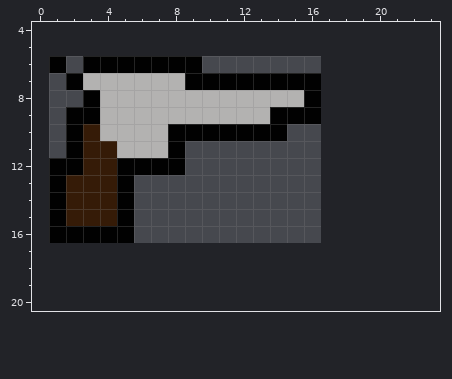
Pixel-art sprite: res/GUI/GUI_Hud/Revolver_Icon.png. That is the earlier state.
The file is 16x11 pixels. Colours within 5 levels of each other are drawn and written as one. Shown: x 0..23, y 4..20. The old version is drawn lined up with the new one, on the new canvas.
The same view after the edit:
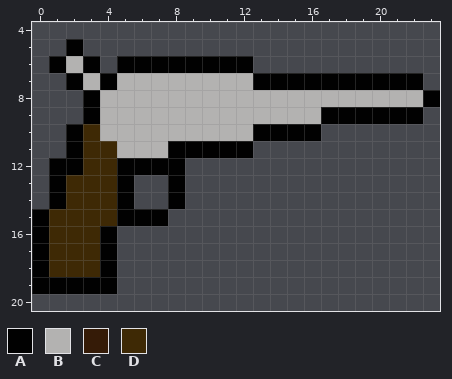
Palette (. is transparent): A #010101  B #b3b2b1  C #351b07  D #3e2905
Message: GUI Inventory Update Unified the Inventory/HUD Icons for Weapons
From old to new:
canvas 16x11 -> 24x24, the old top-left corner now at 1,6
@@ x 0..23 @@
  4 ........................
- 5 ........................
- 6 .A.AAAAAAA..............
- 7 ..ABBBBBBAAAAAAAA.......
- 8 ...ABBBBBBBBBBBBA.......
- 9 ..AABBBBBBBBBBAAA.......
-10 ..ACBBBBAAAAAAA.........
-11 ..ACCBBBA...............
-12 .AACCAAAA...............
-13 .ACCCA..................
-14 .ACCCA..................
-15 .ACCCA..................
-16 .AAAAA..................
-17 ........................
-18 ........................
-19 ........................
+ 5 ..A.....................
+ 6 .ABA.AAAAAAAA...........
+ 7 ..ABABBBBBBBBAAAAAAAAAA.
+ 8 ...ABBBBBBBBBBBBBBBBBBBA
+ 9 ...ABBBBBBBBBBBBBAAAAAA.
+10 ..ADBBBBBBBBBAAAA.......
+11 ..ADDBBBAAAAA...........
+12 .AADDAAAA...............
+13 .ADDDA..A...............
+14 .ADDDA..A...............
+15 ADDDDAAA................
+16 ADDDA...................
+17 ADDDA...................
+18 ADDDA...................
+19 AAAAA...................
 20 ........................
